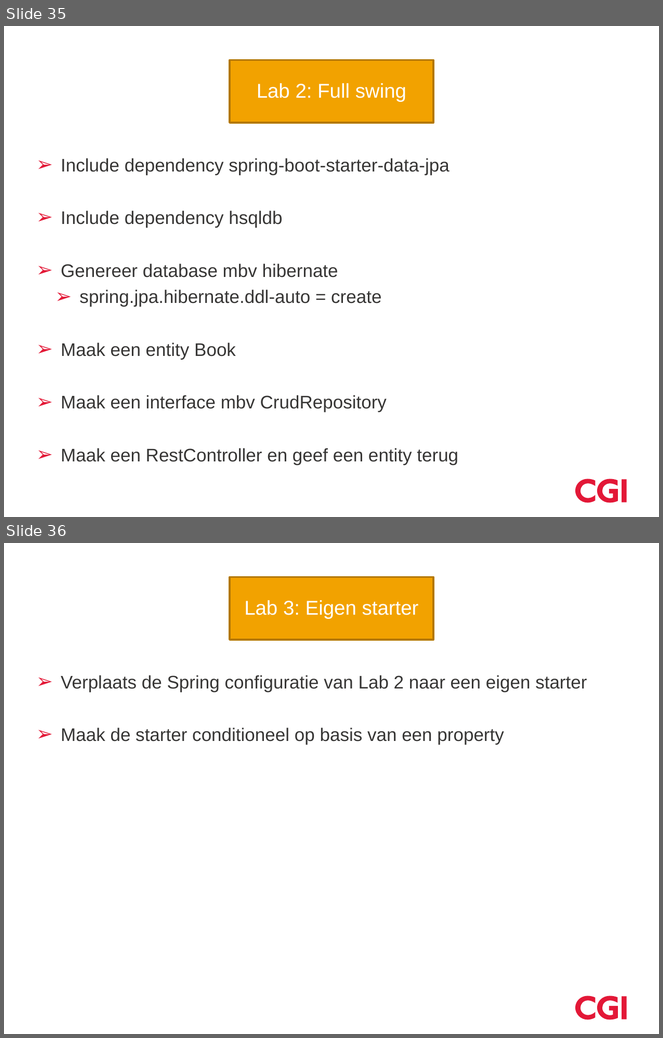
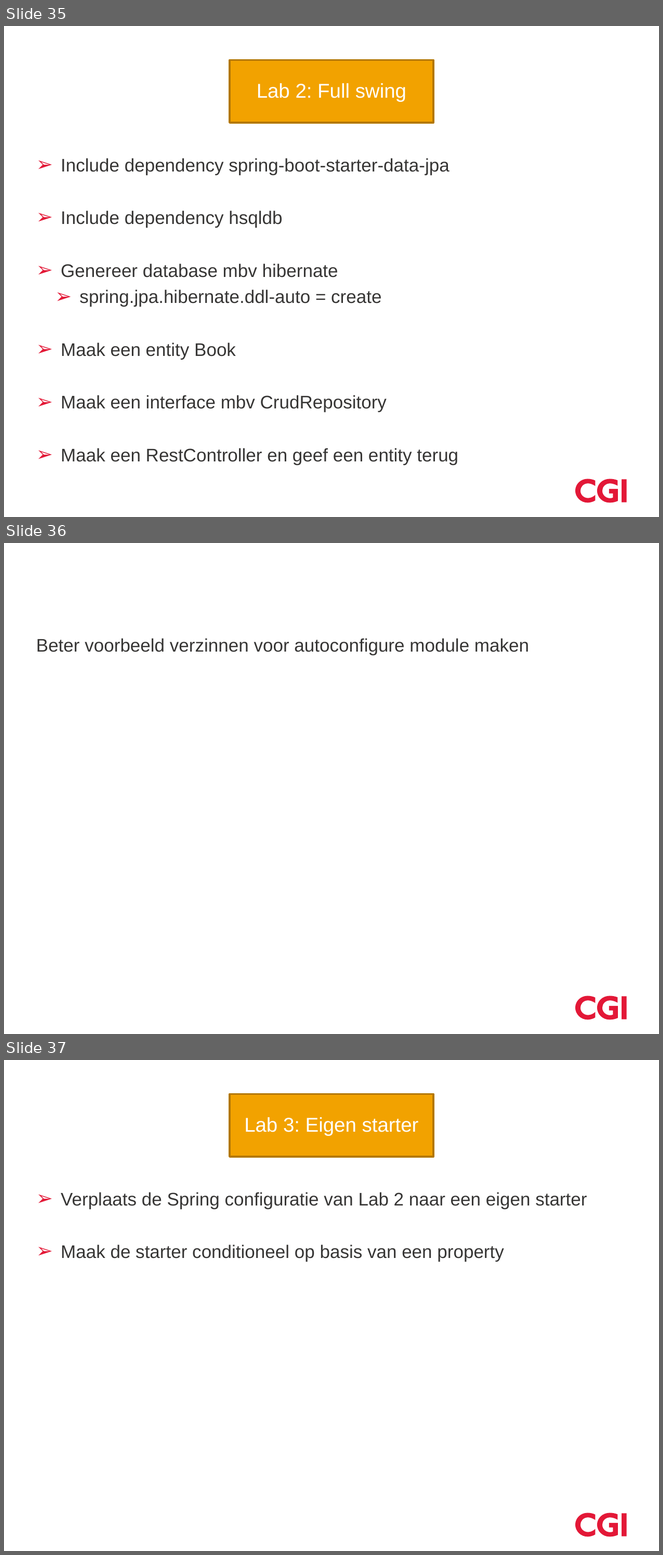
Before and after one commit to hawkeye-bot/boot, a slide deck: Springboot.pptx. Shown one above the other, each under a label of ours: slides 35 and 36 before the commit, slides 35, 36 and 37 after it. The pictures are 663x1038 and 663x1555 pixels, drawn with LibreOffice and Linux fonts; fonts in the diff are those of the drawing; background and template pictures are left out. Boxes give left, top, right and bottom in pixels: in the first picture for what was removed or moved away, otherwise in the second. Text is boxed around its words. In the diff, an @@ line names an element or a change of style, - is before the commit and + after.

```diff
--- a/Springboot.pptx
+++ b/Springboot.pptx
@@ slide 36 added at (x1=4, y1=543, x2=659, y2=1034), background #FFFFFF; not listed: 3 template elements that a slide beside it also shows @@
@@ text added at (x1=36, y1=638, x2=529, y2=655), 20 pt, text #363534 @@
+Beter voorbeeld verzinnen voor autoconfigure module maken
@@ what was slide 36 is now slide 37 @@
```
Also in this commit, not shown: 2 slides changed, 4 other slides added, 1 slide removed, 9 other files.
